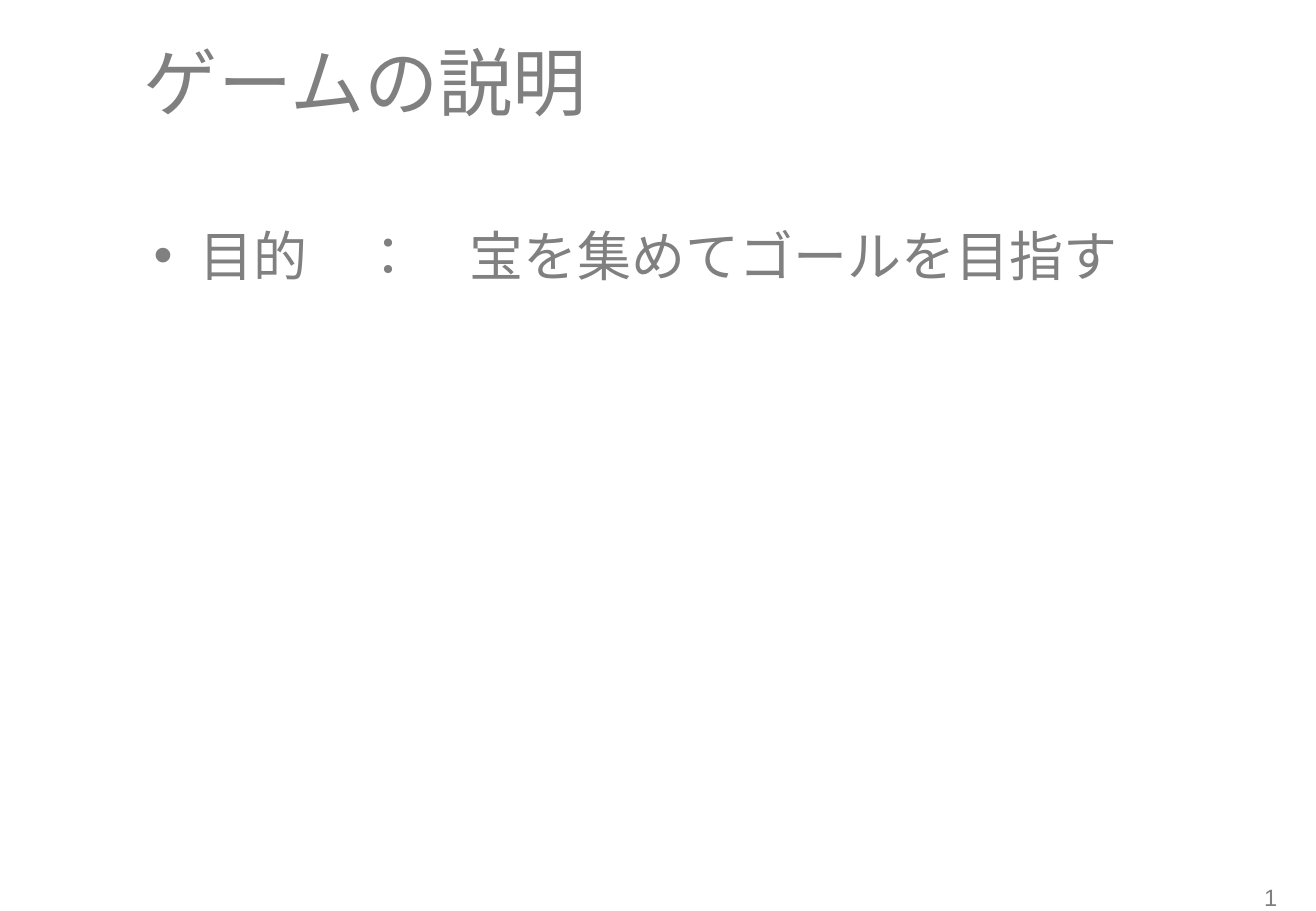
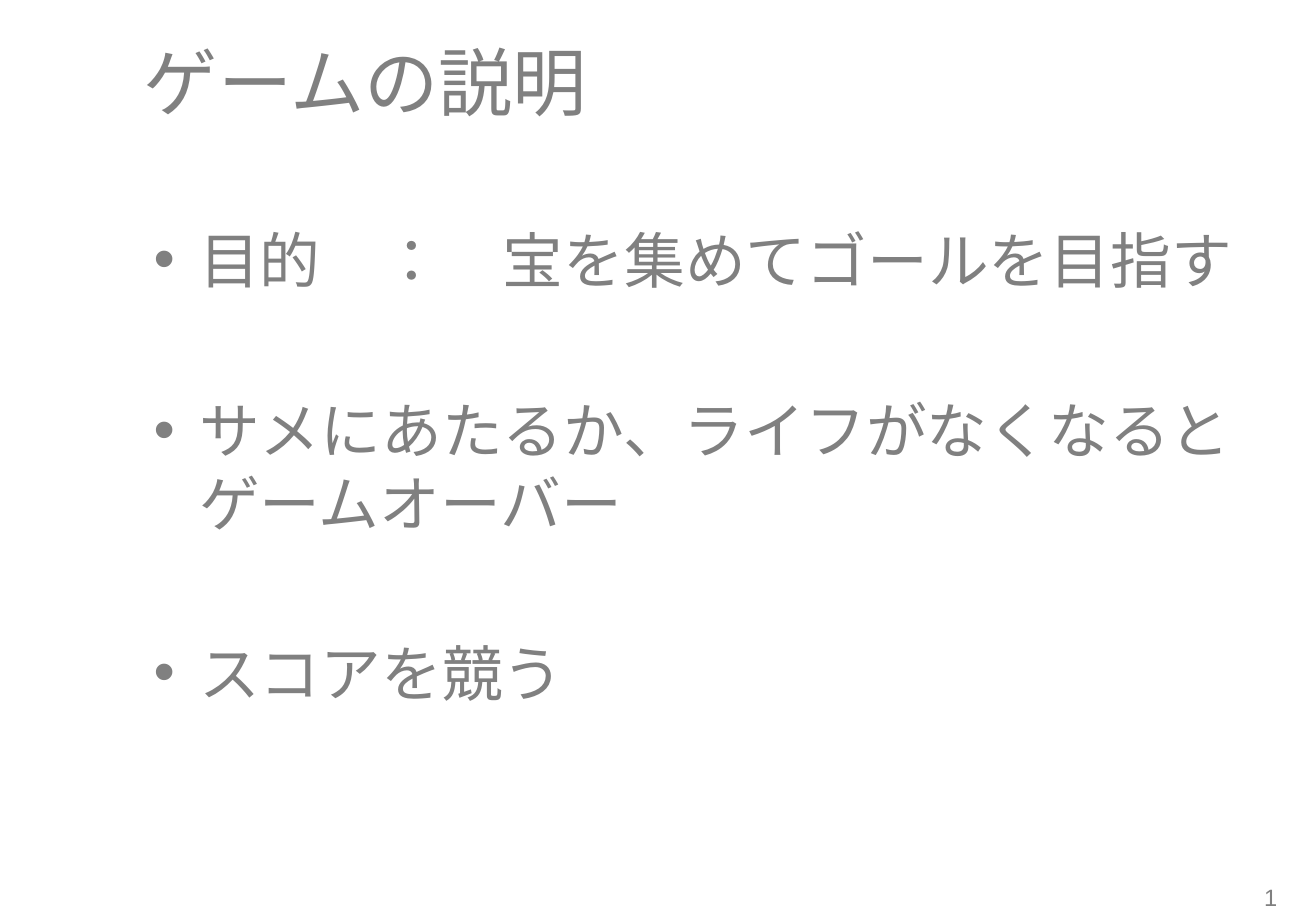
Before and after one commit to RubyCamp/rc2016s_g6, a slide deck: slide 2 of shinziko.pptx. Drawn at 1316x911 pixels with LibreOffice and Linux fonts; fonts in the diff are those of the drawing; background and template pictures are left out. Boxes give left, top, right and bottom in pixels: in the first picture for what was removed or moved away, otherwise in the second. Text is boxed around its words. In the diff, an @@ line names an element or a change of style, - is before the commit and + after.

Commit message:
発表用スライドを修正：スライド数３

```diff
--- a/shinziko.pptx
+++ b/shinziko.pptx
@@ text at box(199, 231, 1232, 288): size 32 to 36 pt in "目的 ： 宝を集めてゴールを目指す" @@
@@ text at box(199, 402, 1230, 701): paragraphs added @@
+• サメにあたるか、ライフがなくなるとゲームオーバー
+• スコアを競う
```
Also in this commit, not shown: 2 slides added, 1 slide removed.
